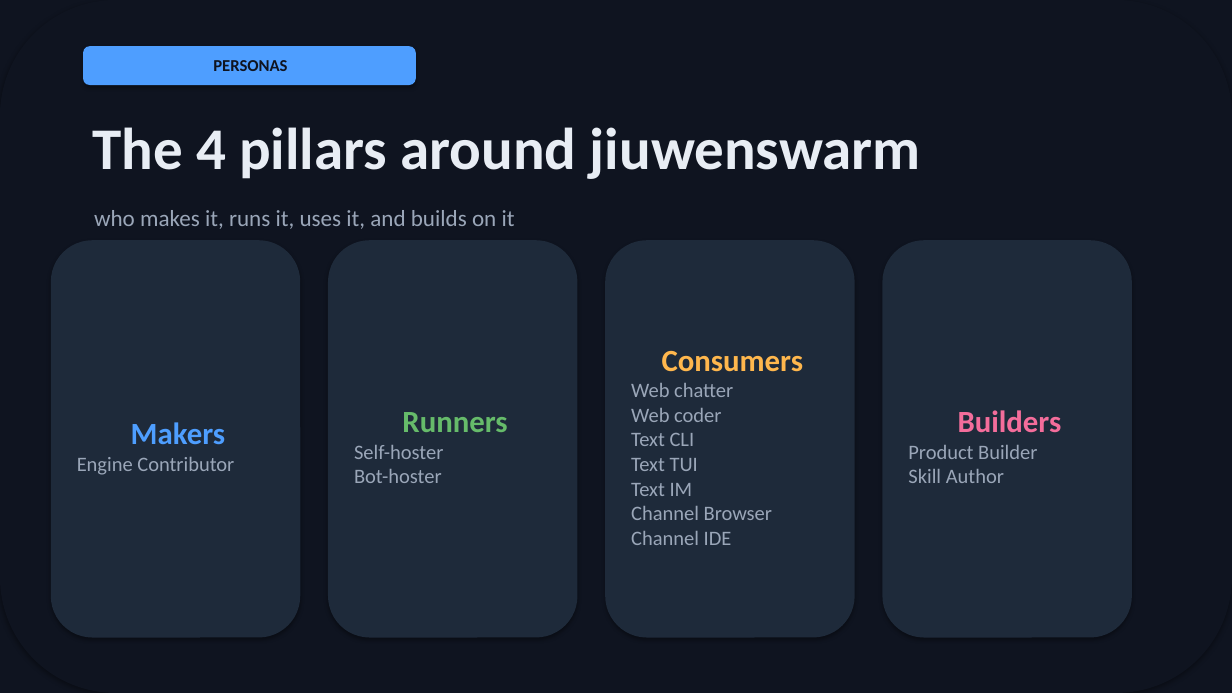
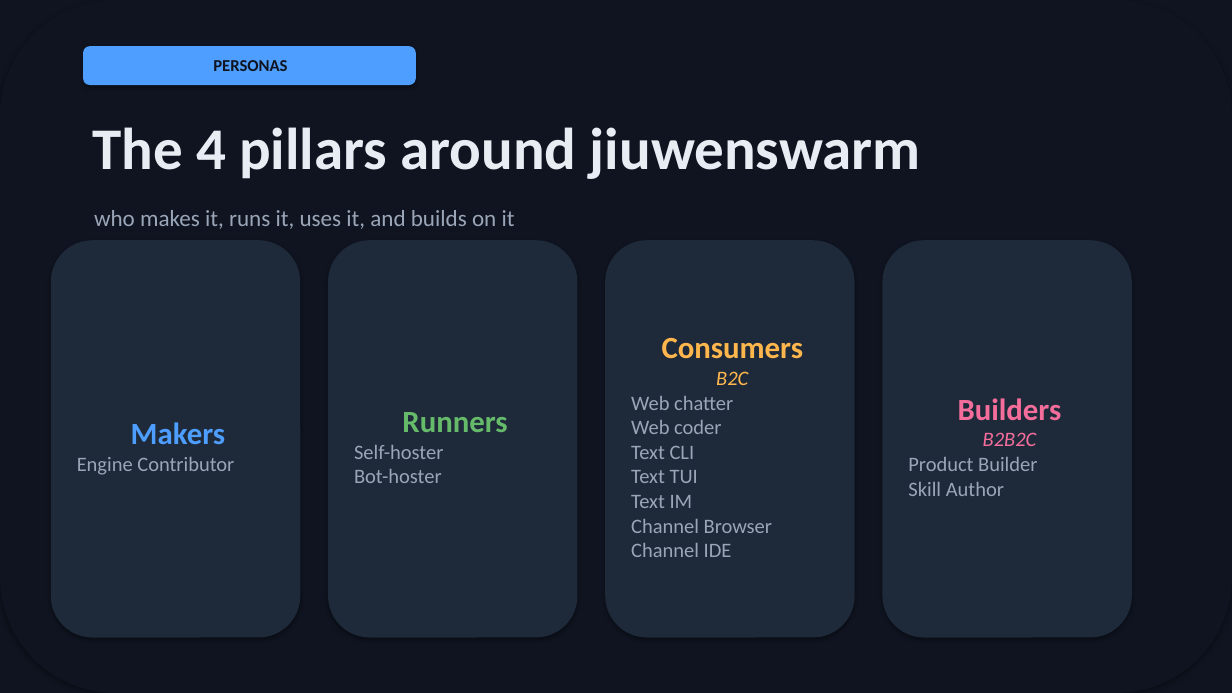
Before and after one commit to michaelatamuk/openjiuwen-jiuwenswarm, a slide deck: slide 1 of docs-michael/usability/slides/personas-deck.pptx. Drawn at 1232x693 pixels with LibreOffice and Linux fonts; fonts in the diff are those of the drawing. Boxes give left, top, right and bottom in pixels: in the first picture for what was removed or moved away, otherwise in the second. Text is boxed around its words. In the diff, an @@ line names an element or a change of style, - is before the commit and + after.

```diff
--- a/docs-michael/usability/slides/personas-deck.pptx
+++ b/docs-michael/usability/slides/personas-deck.pptx
@@ text in rounded rectangle at <box>716,371,748,385</box>: paragraph added @@
+B2C
@@ text in rounded rectangle at <box>983,432,1037,446</box>: paragraph added @@
+B2B2C
```
Also in this commit, not shown: 1 other file.
